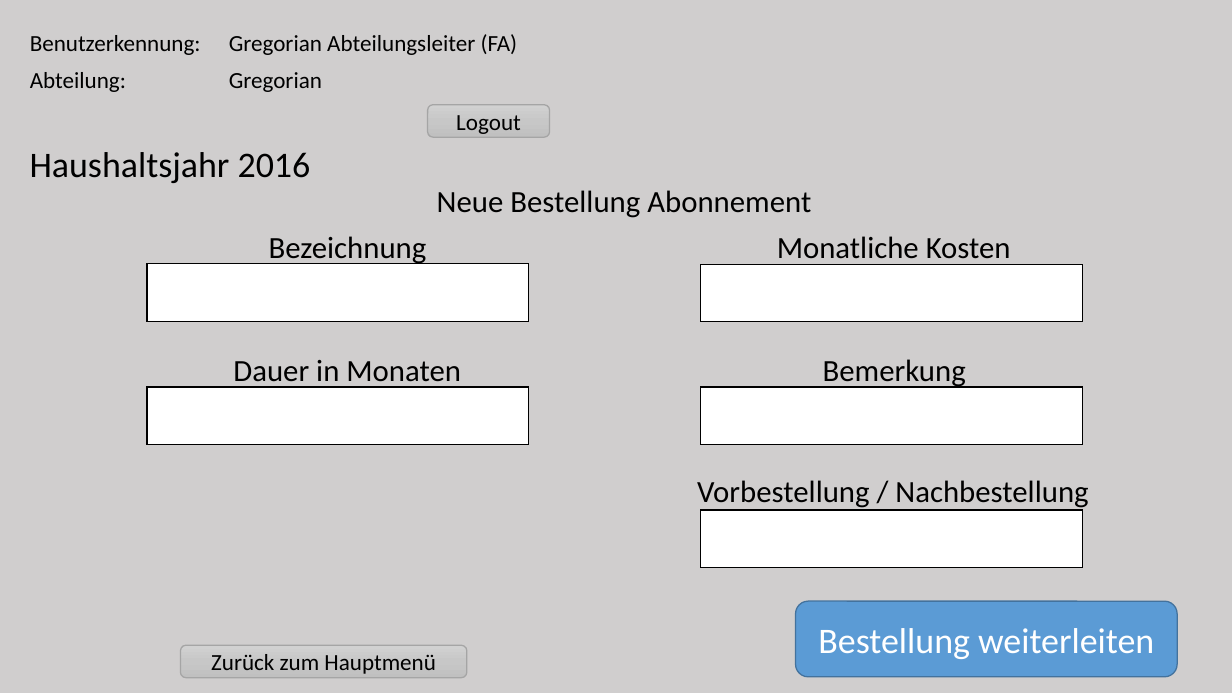
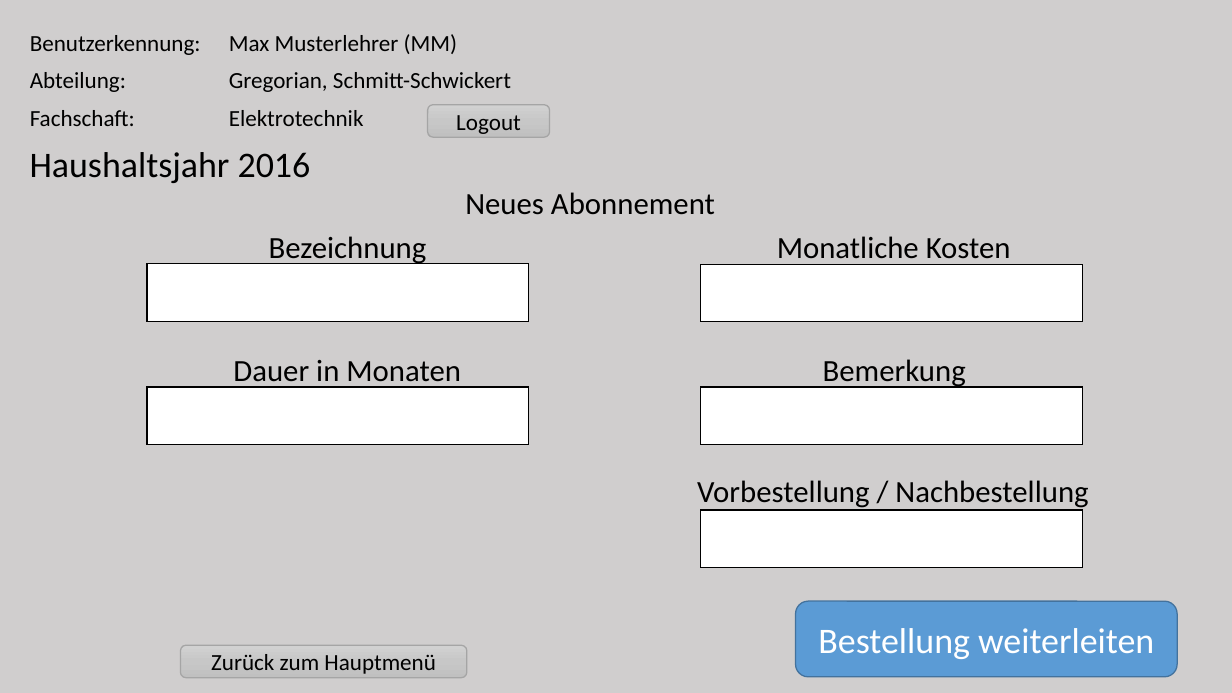
Before and after one commit to Kelevrae/LittleBigPlanet, a slide deck: slide 7 of Techniker Dokus/Mockup Admin.pptx. Drawn at 1232x693 pixels with LibreOffice and Linux fonts; fonts in the diff are those of the drawing; background and template pictures are left out. Boxes give left, top, right and bottom in pixels: in the first picture for what was removed or moved away, otherwise in the second. Text is boxed around its words. In the diff, an @@ line names an element or a change of style, - is before the commit and + after.

```diff
--- a/Techniker Dokus/Mockup Admin.pptx
+++ b/Techniker Dokus/Mockup Admin.pptx
@@ table at (20,25,549,138) @@
-row 1, column 2: Gregorian Abteilungsleiter (FA)
+row 1, column 2: Max Musterlehrer (MM)
-row 2, column 2: Gregorian
+row 2, column 2: Gregorian, Schmitt-Schwickert
-row 3, column 1: 
+row 3, column 1: Fachschaft:
-row 3, column 2: 
+row 3, column 2: Elektrotechnik
@@ text at (465,192,715,215): text changed @@
-Neue Bestellung Abonnement
+Neues Abonnement
```
Also in this commit, not shown: 6 other slides changed, 1 slide added, 1 slide removed, 1 other file.
